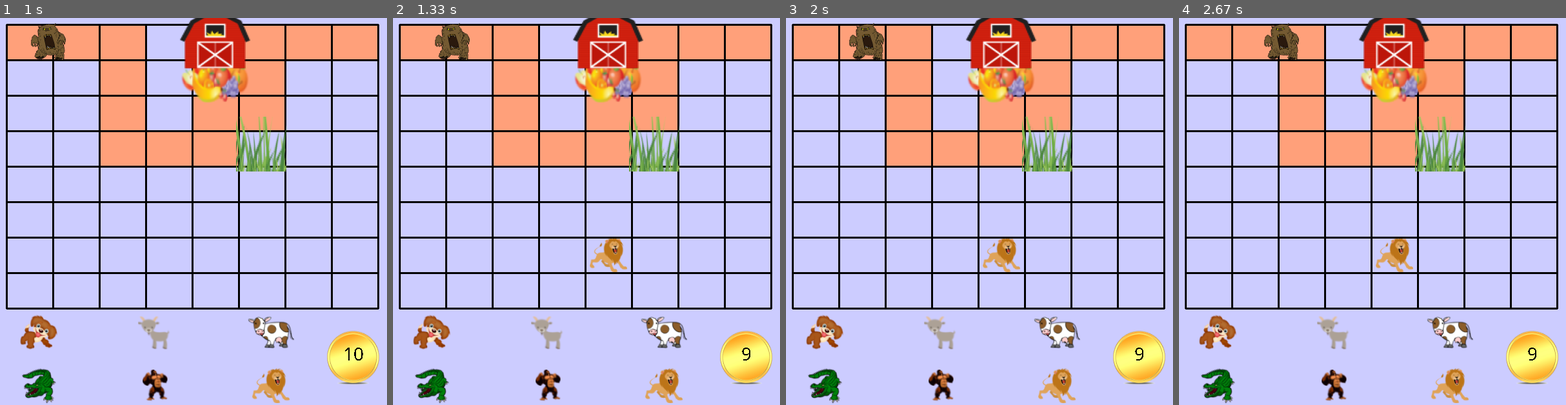
Above: before the commit, frames 1-4 (left to right).
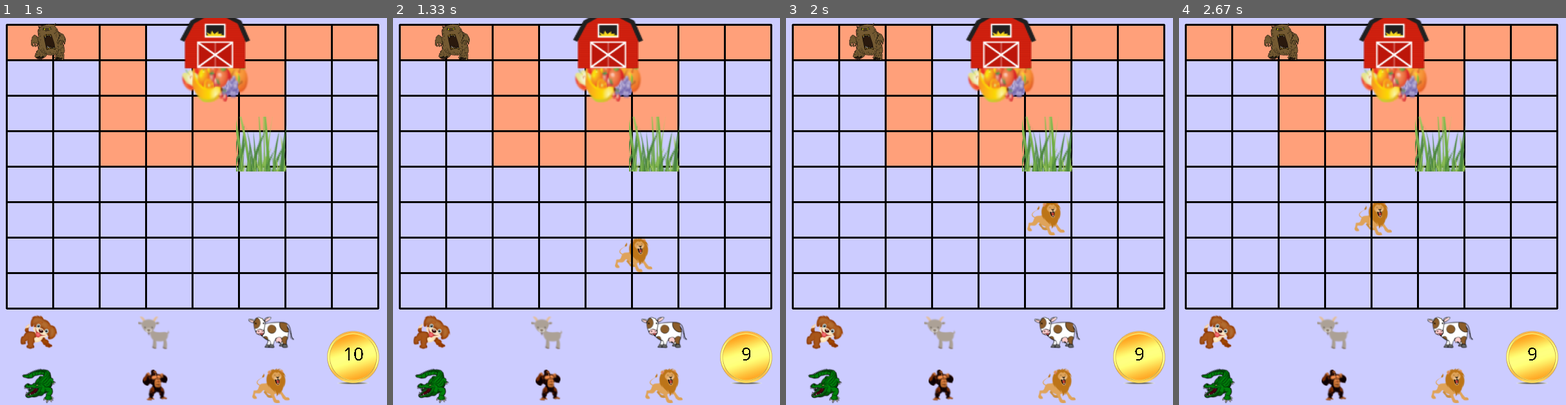
Above: after the commit, the same moments.

Repository: sdomala/Animal-Survival
Game: pygame game, started from CreateGame.py
Same seed, same stepped clock (60 frames per second), same inputs: the game is played once before the commit and once after it.
Inputs (mouse positions are in pixels of both pictures, inside the frame that each line leads up to):
- Up to frame 1 (1 s): click "Go!" at 0.38 s; press the mouse at (270, 385) at 0.7 s; move the mouse to (162, 292) at 0.8 s; release the mouse at (54, 199) at 0.93 s
- Up to frame 2 (1.33 s): click (590, 250) at 1.05 s
- Up to frame 3 (2 s): tap Space at 1.33 s
- Up to frame 4 (2.67 s): no input

Frame 1 is identical in both runs. In frame 2, 0.9% of the frame differs, in the area x 50-67%, y 57-66%; in frame 3, 0.9%, in the area x 50-72%, y 47-66%; in frame 4, 0.9%.

Commit message:
Update Lion.py

Diff:
--- a/Lion.py
+++ b/Lion.py
@@ -25,7 +25,35 @@
         self.height = self.image.get_height()
         self.rect = pygame.Rect(self.x - self.width//2, self.y - self.height//2,
                                 self.width, self.height)
+        self.originalX = self.x
+        self.originalY = self.y
+        self.direction = "right"
+        self.damage = 1
 
+
+
+
+    def update (self) :
+        if self.direction == "right" :
+            self.x += 3
+            if self.x > (self.originalX + 72) : #72 is width of each block
+                self.direction = "up"
+
+        elif self.direction == "up" :
+            self.y -= 3
+            if self.y < (self.originalY - 55) :
+                self.direction = "left"
+
+        elif self.direction == "left" :
+            self.x -= 3
+            if self.x < (self.originalX - 72) :
+                self.direction = "down"
+
+        else :
+            self.y  += 3
+            if self. y > (self.originalY + 55) :
+                self.direction = "right"
+        self.getRect()
 
 
 
